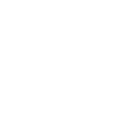
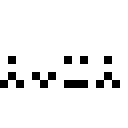
Layer changes from the first 128×128 image to the second:
painted on "Text" over [0, 56, 120, 88]
